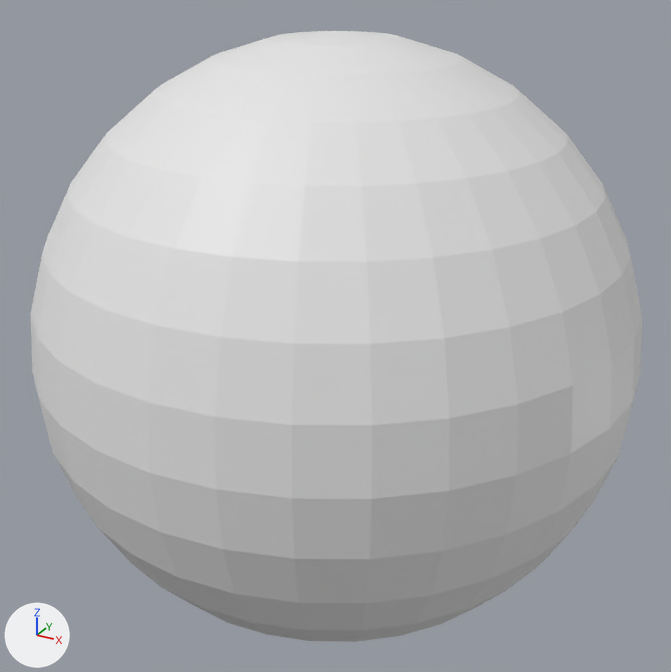
The glTF model assets/models/sphere.glb: old version first, new version second.
Rendered twice from a camera (50 mm lens) standing at (1.409, -2.568, 1.283) and looking at (-0.002, -0.001, 0.0). The lights are fixed; the arrows at lower left show +X, +Y and +Z.
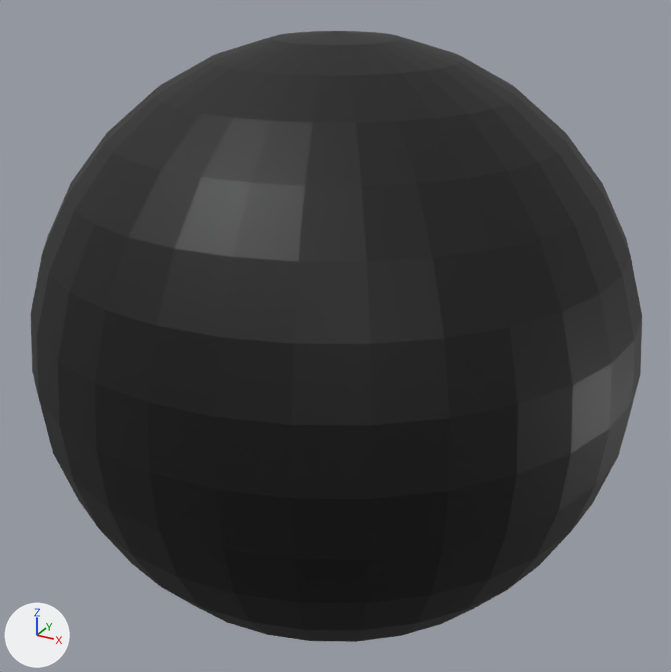
What differs and where, as boxes (x1, y1, x2, y2) in the pictures (671 x 672 px):
```json
{"object": "Sphere", "change": "recoloured", "before": [31, 31, 642, 642], "after": [31, 31, 642, 642], "on screen": "white to black"}
```

Scene script edits in JSON lines:
```json
{"op": "add", "block": "mat_defaultmaterial", "code": ["mat_defaultmaterial = bpy.data.materials.new('DefaultMaterial')", "mat_defaultmaterial.use_nodes = True; mat_defaultmaterial.node_tree.nodes.clear()", "_N = mat_defaultmaterial.node_tree.nodes; _L = mat_defaultmaterial.node_tree.links", "n0 = _N.new('ShaderNodeOutputMaterial'); n0.name = 'Material Output'", "n1 = _N.new('ShaderNodeBsdfPrincipled'); n1.name = 'Principled BSDF'", "n2 = _N.new('ShaderNodeVertexColor'); n2.name = 'Color Attribute'", "_L.new(n1.outputs[0], n0.inputs[0])  # 'BSDF' to 'Surface'", "_L.new(n2.outputs[0], n1.inputs[0])  # 'Color' to 'Base Color'"]}
{"block": "me_sphere", "where": "me_sphere.from_pydata(...)  # 482 vertices, 960 faces; spans x -1.0..1.0, y -1.0..1.0, z -1.0..1.0"}
{"op": "add", "block": "me_sphere", "code": "me_sphere.materials.append(mat_defaultmaterial)"}
```
